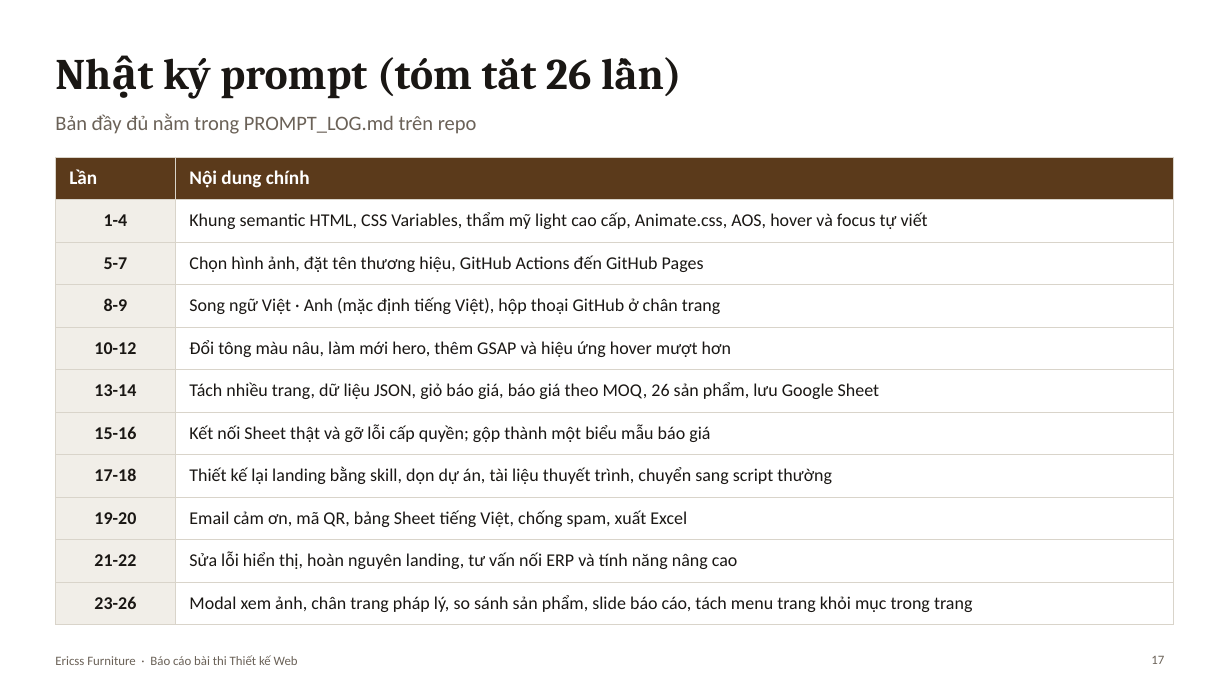
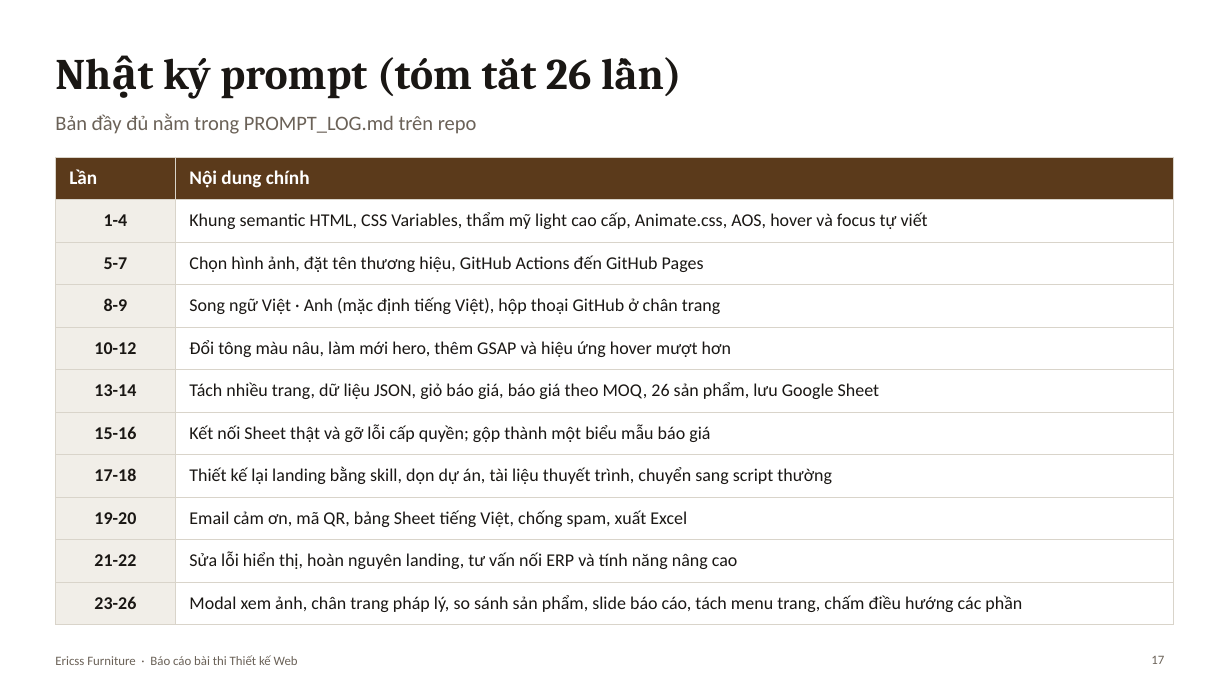
Before and after one commit to nguyenphat006/Phat_NguyenDang_526000162, a slide deck: slide 17 of docs/Ericss-Furniture-BaoCao.pptx. Drawn at 1232x693 pixels with LibreOffice and Linux fonts; fonts in the diff are those of the drawing. Boxes give left, top, right and bottom in pixels: in the first picture for what was removed or moved away, otherwise in the second. Text is boxed around its words. In the diff, an @@ line names an element or a change of style, - is before the commit and + after.

```diff
--- a/docs/Ericss-Furniture-BaoCao.pptx
+++ b/docs/Ericss-Furniture-BaoCao.pptx
@@ table at <box>55,157,1174,616</box> @@
-row 11, column 2: Modal xem ảnh, chân trang pháp lý, so sánh sản phẩm, slide báo cáo, tách menu trang khỏi mục trong trang
+row 11, column 2: Modal xem ảnh, chân trang pháp lý, so sánh sản phẩm, slide báo cáo, tách menu trang, chấm điều hướng các phần
```
Also in this commit, not shown: 3 other slides changed, 6 other files.
